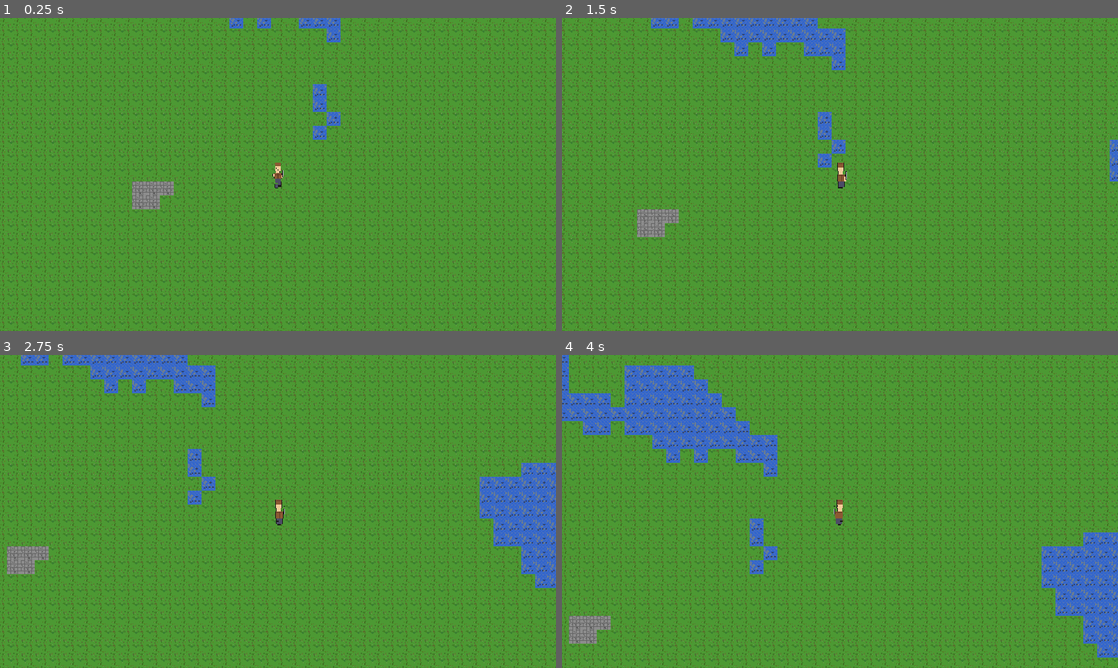
Above: before the commit, frames 1-4 (two rows, left to right).
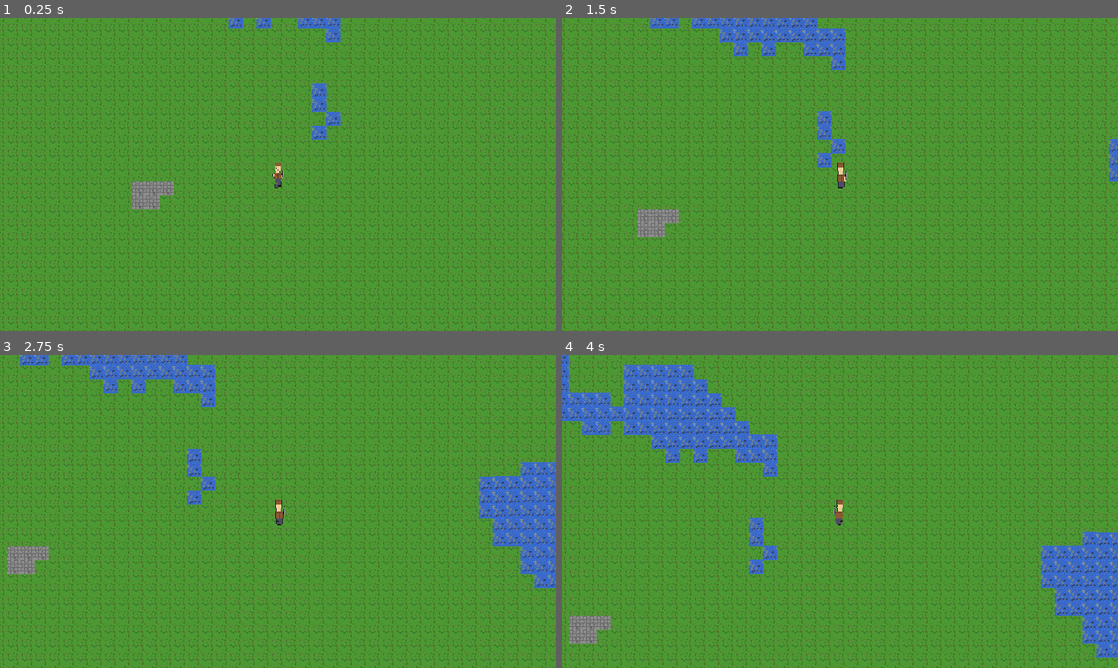
Above: after the commit, the same moments.

Repository: mattzanco/Trithia
Game: Godot game, scene res://scenes/main.tscn
Same seed, same stepped clock (60 frames per second), same inputs: the game is played once before the commit and once after it.
Inputs (mouse positions are in pixels of both pictures, inside the frame that each line leads up to):
- Up to frame 1 (0.25 s): no input
- Up to frame 2 (1.5 s): move the mouse to (962, 158) at 0.52 s; hold D (move_right) 0.53-1.28 s; hold Ctrl 0.53-1.28 s; click (962, 158) at 0.67 s; move the mouse to (728, 190) at 1.27 s; hold S (move_down) from 1.28 s (still down); tap Ctrl at 1.35 s
- Up to frame 3 (2.75 s): move the mouse to (333, 442) at 2.02 s; release S (move_down) at 2.03 s; hold D (move_right) from 2.03 s (still down); hold Ctrl from 2.03 s (still down)
- Up to frame 4 (4 s): move the mouse to (812, 574) at 2.77 s; release D (move_right) at 2.78 s; release Ctrl at 2.78 s; hold W (move_up) 2.78-3.53 s; tap Ctrl at 2.85 s; click (812, 574) at 2.92 s; move the mouse to (1006, 558) at 3.52 s; hold A (move_left) from 3.53 s (still down); hold Ctrl from 3.53 s (still down)

The runs differ from the first frame. In frame 1, 0.3% of the frame differs, in the area x 41-62%, y 0-40%; in frame 2, 1.1%; in frame 3, 2.4%; in frame 4, 3.6%, in the area x 0-100%, y 0-97%.

Commit message:
Add water tile animation with wave effect and seamless edges

Diff:
--- a/scripts/world.gd
+++ b/scripts/world.gd
@@ -10,6 +10,11 @@
 var terrain_data = {}  # Dictionary to store terrain type at each tile position
 var noise: FastNoiseLite
 var last_drawn_count = 0
+var time_passed = 0.0  # For water animation
+
+# Water animation parameters
+var water_wave_speed = 3.0  # Speed of the wave
+var water_wave_amplitude = 2.0  # How far the water moves (pixels)
 
 # Terrain textures for detailed rendering
 var terrain_textures = {}
@@ -60,6 +65,10 @@
 		last_drawn_count = terrain_data.size()
 		queue_redraw()
 
+	# Accumulate time for water animation
+	time_passed += _delta
+	queue_redraw()  # Continuously redraw for animation
+
 func update_world(player_position: Vector2):
 	# Calculate which chunk the player is in
 	var player_chunk = Vector2i(
@@ -109,7 +118,22 @@
 		var terrain_type = terrain_data[tile_pos]
 		var tile_x = int(tile_pos.x - TILE_SIZE/2)
 		var tile_y = int(tile_pos.y - TILE_SIZE/2)
-		var tile_rect = Rect2(tile_x, tile_y, TILE_SIZE, TILE_SIZE)
+
+		# Apply wave animation to water tiles
+		var tile_width = TILE_SIZE
+		var tile_height = TILE_SIZE
+
+		if terrain_type == "water":
+			# Create wave effect using sine function
+			var wave_offset = sin(time_passed * water_wave_speed + tile_pos.x * 0.01 + tile_pos.y * 0.01) * water_wave_amplitude
+			tile_y += int(wave_offset)
+			# Make water tiles slightly larger to cover gaps during animation
+			tile_width = TILE_SIZE + 2
+			tile_height = TILE_SIZE + 2
+			tile_x -= 1  # Offset to maintain centering with extra size
+			tile_y -= 1
+
+		var tile_rect = Rect2(tile_x, tile_y, tile_width, tile_height)
 
 		# Try to use texture if available, otherwise use color
 		if terrain_type in terrain_textures and terrain_textures[terrain_type] != null:
